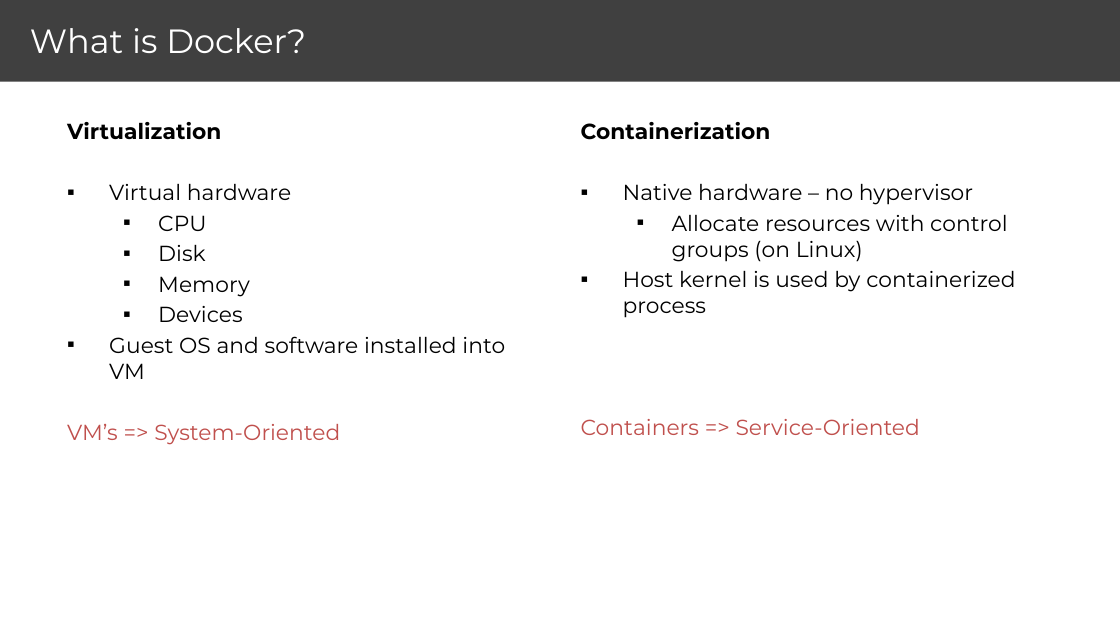
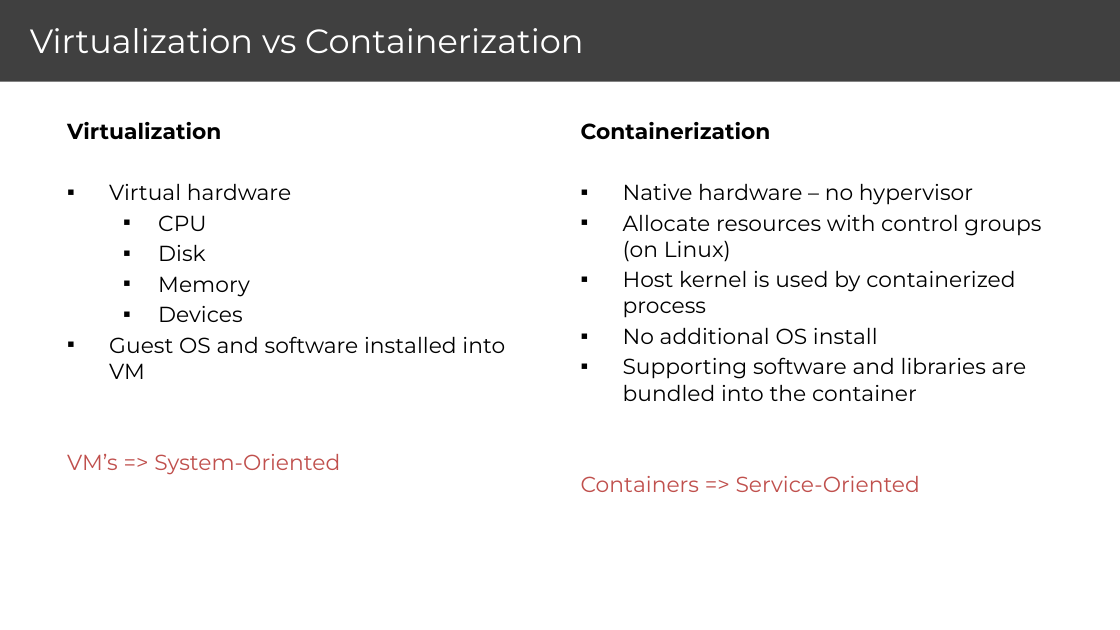
Before and after one commit to brendonmatheson/docker_fu, a slide deck: slide 14 of brendon_matheson_docker_dotnet_slides.pptx (slide 7 before the commit). Drawn at 1120x630 pixels with LibreOffice and Linux fonts; fonts in the diff are those of the drawing. Boxes give left, top, right and bottom in pixels: in the first picture for what was removed or moved away, otherwise in the second. Text is boxed around its words. In the diff, an @@ line names an element or a change of style, - is before the commit and + after.

```diff
--- a/brendon_matheson_docker_dotnet_slides.pptx
+++ b/brendon_matheson_docker_dotnet_slides.pptx
@@ title at (30,28,583,53): text changed @@
-What is Docker?
+Virtualization vs Containerization
@@ text "Virtualization" rewrapped from (67,122,505,445) to (67,122,505,475) @@
@@ text at (623,214,1041,262): list level 2 to 1 in "Allocate resources with control groups ..." @@
@@ text at (623,327,1027,401): paragraphs added @@
+▪ No additional OS install
+▪ Supporting software and libraries are bundled into the container
```
Also in this commit, not shown: 11 other slides changed, 57 slides added, 10 slides removed, 1 other file.
